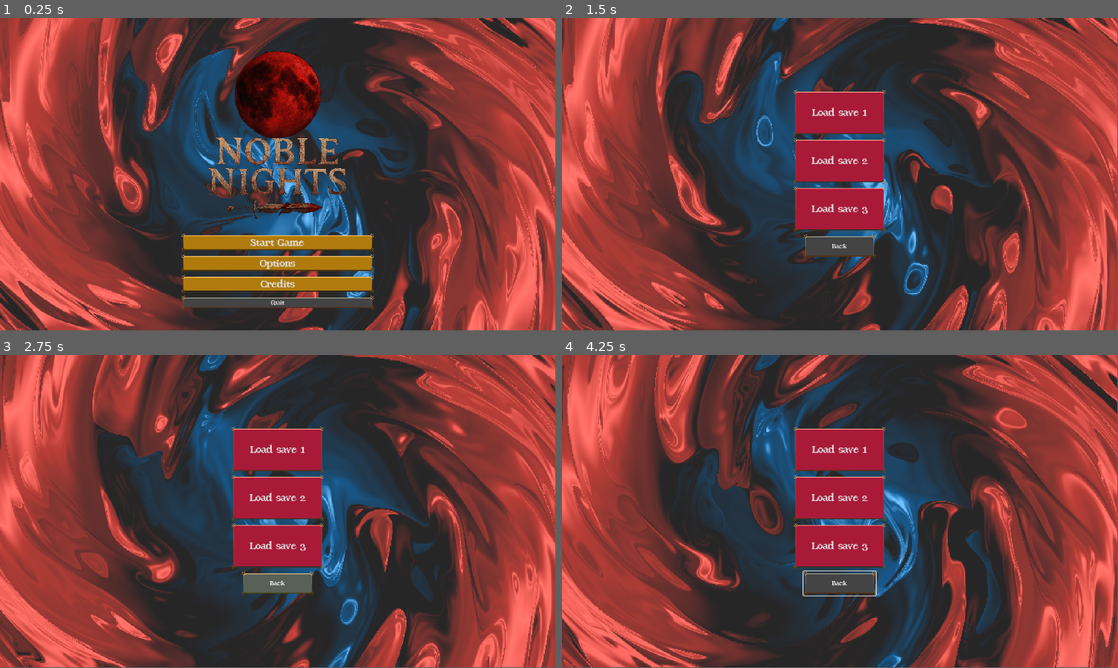
Above: before the commit, frames 1-4 (two rows, left to right).
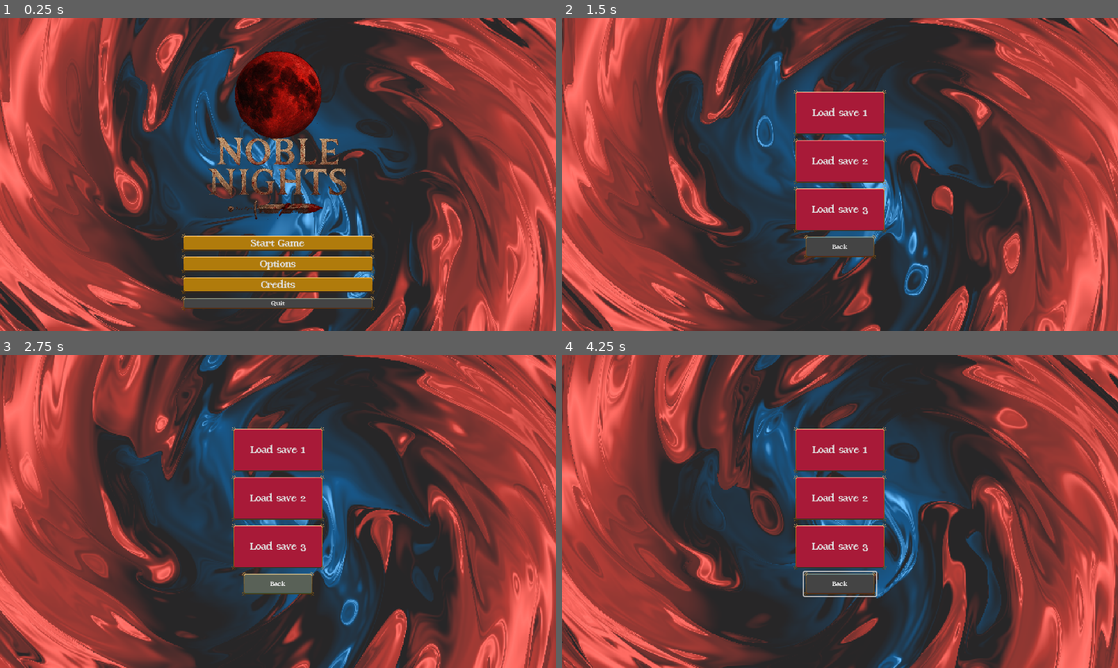
Above: after the commit, the same moments.

Repository: alanhaugen/bachelor-inn
Game: Godot game, scene res://scenes/UI/main_menu.tscn
The game is run twice, just before and just after one commit, with the same random seed, the same clock (stepped at 60 frames per second) and the same inputs.
Inputs (mouse positions are in pixels of both pictures, inside the frame that each line leads up to):
- Up to frame 1 (0.25 s): no input
- Up to frame 2 (1.5 s): click "Start Game" at 0.5 s; move the mouse to (962, 158) at 1.27 s; hold Right (pan_right) from 1.28 s (still down); hold Space (selected) from 1.28 s (still down); click (962, 158) at 1.42 s
- Up to frame 3 (2.75 s): release Right (pan_right) at 2 s; release Space (selected) at 2 s; drag from (166, 527) to (250, 574) at 2.02 s
- Up to frame 4 (4.25 s): move the mouse to (895, 442) at 2.77 s; hold Right (pan_right) 2.78-3.5 s; hold Mouse wheel down (zoom_out) 2.78-3.5 s; drag from (812, 574) to (673, 464) at 3.52 s
The window is 799x449 before the commit and 800x450 after it. Grey fills any space a smaller window leaves; there, only what the larger window draws over its background counts as a difference.

The runs differ from the first frame. In frame 1, 6.7% of the frame differs, in the area x 0-100%, y 0-100%; in frame 2, 4.7%; in frame 3, 4.2%; in frame 4, 4.8%.

Commit message:
Made button theme. Made level up popup

Diff:
--- a/project.godot
+++ b/project.godot
@@ -22,6 +22,11 @@
 [debug]
 
 gdscript/warnings/untyped_declaration=2
+
+[display]
+
+window/stretch/mode="viewport"
+window/stretch/aspect="expand"
 
 [gui]
 
--- /dev/null
+++ b/scenes/UI/button_hover_style.tres
@@ -0,0 +1,11 @@
+[gd_resource type="StyleBoxTexture" load_steps=2 format=3 uid="uid://bxg7htv4vn5rw"]
+
+[ext_resource type="Texture2D" uid="uid://bxkugojenvo5a" path="res://art/textures/UI_Spritesheet.png" id="1_bafcy"]
+
+[resource]
+texture = ExtResource("1_bafcy")
+texture_margin_left = 8.0
+texture_margin_top = 8.0
+texture_margin_right = 8.0
+texture_margin_bottom = 8.0
+region_rect = Rect2(128, 128, 32, 32)
--- /dev/null
+++ b/scenes/UI/button_normal_style.tres
@@ -0,0 +1,11 @@
+[gd_resource type="StyleBoxTexture" load_steps=2 format=3 uid="uid://7btdlsimck4p"]
+
+[ext_resource type="Texture2D" uid="uid://bxkugojenvo5a" path="res://art/textures/UI_Spritesheet.png" id="1_djsrb"]
+
+[resource]
+texture = ExtResource("1_djsrb")
+texture_margin_left = 8.0
+texture_margin_top = 8.0
+texture_margin_right = 8.0
+texture_margin_bottom = 8.0
+region_rect = Rect2(0, 32, 32, 32)
--- /dev/null
+++ b/scenes/UI/button_pressed_style.tres
@@ -0,0 +1,11 @@
+[gd_resource type="StyleBoxTexture" load_steps=2 format=3 uid="uid://dcptgtrri5psh"]
+
+[ext_resource type="Texture2D" uid="uid://bxkugojenvo5a" path="res://art/textures/UI_Spritesheet.png" id="1_wu64t"]
+
+[resource]
+texture = ExtResource("1_wu64t")
+texture_margin_left = 8.0
+texture_margin_top = 8.0
+texture_margin_right = 8.0
+texture_margin_bottom = 8.0
+region_rect = Rect2(0, 0, 32, 32)
--- /dev/null
+++ b/scenes/UI/button_theme.tres
@@ -0,0 +1,10 @@
+[gd_resource type="Theme" load_steps=4 format=3 uid="uid://l5nt8aeex4yj"]
+
+[ext_resource type="StyleBox" uid="uid://bxg7htv4vn5rw" path="res://scenes/ui/button_hover_style.tres" id="1_t4leb"]
+[ext_resource type="StyleBox" uid="uid://7btdlsimck4p" path="res://scenes/ui/button_normal_style.tres" id="2_ffw56"]
+[ext_resource type="StyleBox" uid="uid://dcptgtrri5psh" path="res://scenes/ui/button_pressed_style.tres" id="3_5j0g0"]
+
+[resource]
+Button/styles/hover = ExtResource("1_t4leb")
+Button/styles/normal = ExtResource("2_ffw56")
+Button/styles/pressed = ExtResource("3_5j0g0")
--- /dev/null
+++ b/scenes/UI/level_up.tscn
@@ -0,0 +1,162 @@
+[gd_scene load_steps=4 format=3 uid="uid://mp1doe6lxein"]
+
+[ext_resource type="Texture2D" uid="uid://davk3as2tq5ut" path="res://art/textures/GUI_Assets.png" id="1_jpe5o"]
+[ext_resource type="Texture2D" uid="uid://bqs3gw33e3f2u" path="res://art/textures/fen.png" id="2_sw2ff"]
+[ext_resource type="Theme" uid="uid://l5nt8aeex4yj" path="res://scenes/ui/button_theme.tres" id="3_kd365"]
+
+[node name="LevelUp" type="Control"]
+layout_mode = 3
+anchors_preset = 15
+anchor_right = 1.0
+anchor_bottom = 1.0
+grow_horizontal = 2
+grow_vertical = 2
+
+[node name="VBoxContainer" type="VBoxContainer" parent="."]
+layout_mode = 0
+offset_right = 40.0
+offset_bottom = 40.0
+
+[node name="Control" type="Control" parent="VBoxContainer"]
+layout_mode = 2
+
+[node name="Background" type="NinePatchRect" parent="VBoxContainer/Control"]
+z_index = -3
+layout_mode = 1
+anchors_preset = 8
+anchor_left = 0.5
+anchor_top = 0.5
+anchor_right = 0.5
+anchor_bottom = 0.5
+offset_left = -31.0
+offset_top = -31.0
+offset_right = 134.0
+offset_bottom = 209.0
+grow_horizontal = 2
+grow_vertical = 2
+texture = ExtResource("1_jpe5o")
+region_rect = Rect2(96, 0, 32.077, 32)
+patch_margin_left = 11
+patch_margin_top = 11
+patch_margin_right = 11
+patch_margin_bottom = 11
+
+[node name="Icon" type="NinePatchRect" parent="VBoxContainer/Control"]
+layout_mode = 1
+anchors_preset = 8
+anchor_left = 0.5
+anchor_top = 0.5
+anchor_right = 0.5
+anchor_bottom = 0.5
+offset_left = -28.0
+offset_top = -27.0
+offset_right = 5.0
+offset_bottom = 6.0
+grow_horizontal = 2
+grow_vertical = 2
+texture = ExtResource("1_jpe5o")
+region_rect = Rect2(128, 0, 32, 32)
+patch_margin_left = 11
+patch_margin_top = 11
+patch_margin_right = 11
+patch_margin_bottom = 11
+
+[node name="ColorRect" type="ColorRect" parent="VBoxContainer/Control/Icon"]
+clip_contents = true
+layout_mode = 0
+offset_right = 28.0
+offset_bottom = 28.0
+color = Color(1, 1, 1, 0)
+
+[node name="Icon_texture" type="TextureRect" parent="VBoxContainer/Control/Icon/ColorRect"]
+unique_name_in_owner = true
+z_index = -1
+layout_mode = 1
+anchors_preset = -1
+anchor_left = 0.071428575
+anchor_top = 0.10714286
+anchor_right = 0.071428575
+anchor_bottom = 0.10714286
+offset_right = 31.0
+offset_bottom = 51.0
+texture = ExtResource("2_sw2ff")
+stretch_mode = 2
+metadata/_edit_use_anchors_ = true
+
+[node name="HBoxContainer" type="HBoxContainer" parent="VBoxContainer/Control"]
+layout_mode = 1
+anchors_preset = -1
+anchor_left = 0.89800006
+anchor_right = 0.89800006
+offset_left = -12.920002
+offset_top = -22.0
+offset_right = 58.079998
+offset_bottom = 7.0
+
+[node name="VBoxContainer" type="VBoxContainer" parent="VBoxContainer/Control/HBoxContainer"]
+layout_mode = 2
+
+[node name="LevelTitle" type="Label" parent="VBoxContainer/Control/HBoxContainer/VBoxContainer"]
+custom_minimum_size = Vector2(100, 0)
+layout_mode = 2
+text = "Level up!"
+horizontal_alignment = 1
+
+[node name="CharacterName" type="Label" parent="VBoxContainer/Control/HBoxContainer/VBoxContainer"]
+unique_name_in_owner = true
+custom_minimum_size = Vector2(100, 0)
+layout_mode = 2
+text = "Character name"
+
+[node name="LevelNumber" type="Label" parent="VBoxContainer/Control/HBoxContainer/VBoxContainer"]
+unique_name_in_owner = true
+custom_minimum_size = Vector2(100, 0)
+layout_mode = 2
+text = "Level 3"
+
+[node name="HealthStat" type="Label" parent="VBoxContainer/Control/HBoxContainer/VBoxContainer"]
+unique_name_in_owner = true
+custom_minimum_size = Vector2(100, 0)
+layout_mode = 2
+text = "Health 3 ⬆ 1"
+
+[node name="StrengthStat" type="Label" parent="VBoxContainer/Control/HBoxContainer/VBoxContainer"]
+unique_name_in_owner = true
+custom_minimum_size = Vector2(100, 0)
+layout_mode = 2
+text = "Strength 3 ⬆ 1"
+
+[node name="MovementStat" type="Label" parent="VBoxContainer/Control/HBoxContainer/VBoxContainer"]
+unique_name_in_owner = true
+custom_minimum_size = Vector2(100, 0)
+layout_mode = 2
+text = "Movement 4"
+
+[node name="MindStat" type="Label" parent="VBoxContainer/Control/HBoxContainer/VBoxContainer"]
+unique_name_in_owner = true
+custom_minimum_size = Vector2(100, 0)
+layout_mode = 2
+text = "Mind 3 ⬆ 1"
+
+[node name="SpeedStat" type="Label" parent="VBoxContainer/Control/HBoxContainer/VBoxContainer"]
+unique_name_in_owner = true
+custom_minimum_size = Vector2(100, 0)
+layout_mode = 2
+text = "Speed 3"
+
+[node name="AgilityStat" type="Label" parent="VBoxContainer/Control/HBoxContainer/VBoxContainer"]
+unique_name_in_owner = true
+custom_minimum_size = Vector2(100, 0)
+layout_mode = 2
+text = "Agility 3"
+
+[node name="FocusStat" type="Label" parent="VBoxContainer/Control/HBoxContainer/VBoxContainer"]
+unique_name_in_owner = true
+custom_minimum_size = Vector2(100, 0)
+layout_mode = 2
+text = "Focus 3"
+
+[node name="Button" type="Button" parent="VBoxContainer/Control/HBoxContainer/VBoxContainer"]
+layout_mode = 2
+theme = ExtResource("3_kd365")
+text = "DONE"
--- a/scripts/combat/level.gd
+++ b/scripts/combat/level.gd
@@ -389,14 +389,16 @@
 
 	stat_popup_player = STATS_POPUP.instantiate();
 	stat_popup_player.hide();
-	stat_popup_player.scale = Vector2(3,3);
-	stat_popup_player.position = Vector2(-555, 235);
+	#stat_popup_player.scale = Vector2(3,3);
+	#stat_popup_player.position = Vector2(-555, 235);
+	stat_popup_player.set_anchor(SIDE_LEFT, 0);
 	Main.gui.add_child(stat_popup_player);
 
 	stat_popup_enemy = STATS_POPUP.instantiate();
 	stat_popup_enemy.hide();
-	stat_popup_enemy.scale = Vector2(3,3);
-	stat_popup_enemy.position = Vector2(250, 235);
+	#stat_popup_enemy.scale = Vector2(3,3);
+	#stat_popup_enemy.position = Vector2(250, 235);
+	stat_popup_enemy.set_anchor(SIDE_RIGHT, 0);
 	Main.gui.add_child(stat_popup_enemy);
 
 	turn_transition_animation_player.play();
